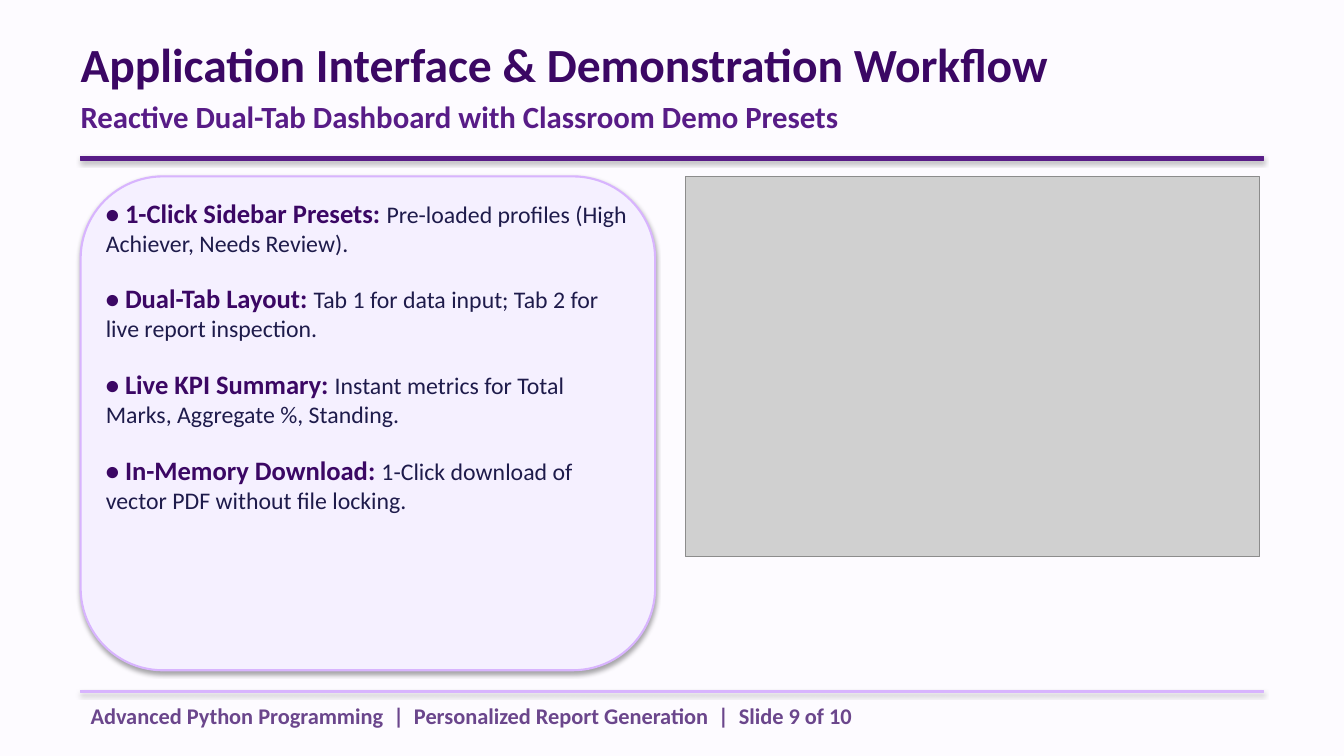
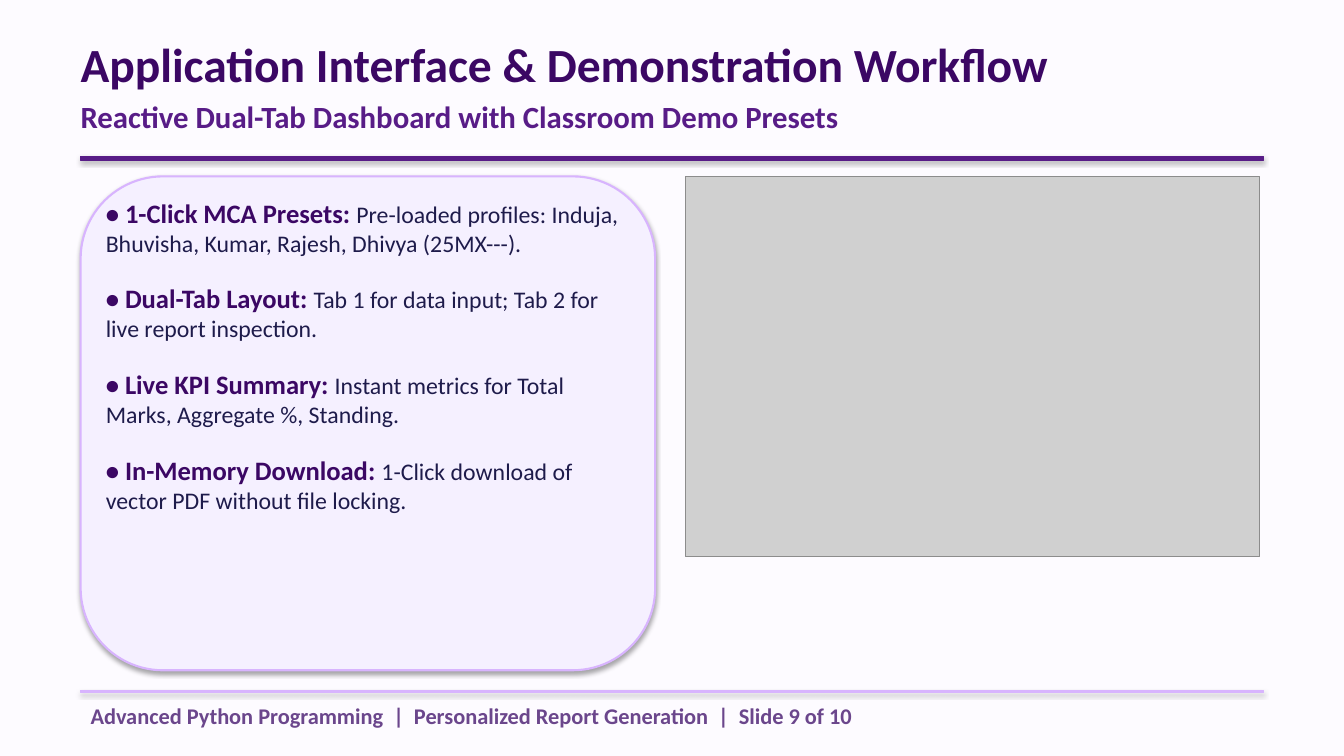
Before and after one commit to Induja2312/Student-Report-Generator, a slide deck: slide 9 of presentation/personalized_report_presentation.pptx. Drawn at 1344x756 pixels with LibreOffice and Linux fonts; fonts in the diff are those of the drawing; grey boxes stand for pictures. Boxes give left, top, right and bottom in pixels: in the first picture for what was removed or moved away, otherwise in the second. Text is boxed around its words. In the diff, an @@ line names an element or a change of style, - is before the commit and + after.

```diff
--- a/presentation/personalized_report_presentation.pptx
+++ b/presentation/personalized_report_presentation.pptx
@@ text at (106,204,619,256): text changed @@
-• 1-Click Sidebar Presets: Pre-loaded profiles (High Achiever, Needs Review).
+• 1-Click MCA Presets: Pre-loaded profiles: Induja, Bhuvisha, Kumar, Rajesh, Dhivya (25MX---).
```
Also in this commit, not shown: 1 other slide changed, 6 other files.
